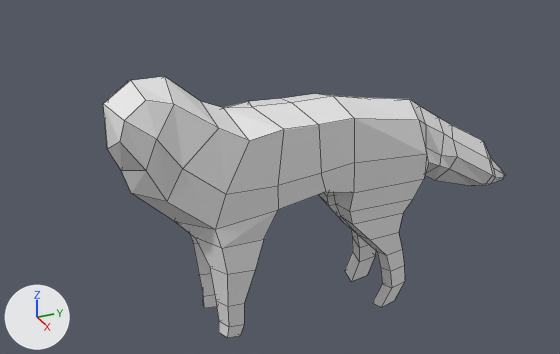
The Blender file Fox.blend: old version first, new version second.
Both versions are drawn from a 50 mm lens placed at (11.93, -5.84, 8.92), pointed at (-0.29, -0.34, 2.81). Arrows for +X, +Y and +Z are at lower left; the lights stay in place. Mesh edges are drawn as thin lines.
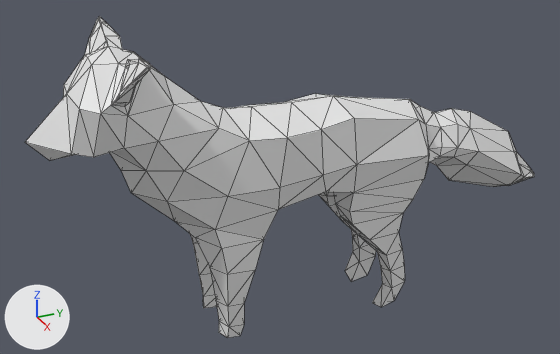
Location of each change, [x1, y1, x2, y2] in pixels of the pictures (560 x 354 px):
'Cube', reshaped, modifiers changed (27% wider, 23% taller): before [103, 76, 505, 338]; after [25, 16, 534, 338]
part 1 of me_cube, built on: before [103, 76, 505, 229]; after [25, 16, 534, 229]

Diff of the bpy script that builds the scene:
```diff
--- a/Fox.blend.py
+++ b/Fox.blend.py
@@ me_cube @@
 # used by ob_cube; location = (0.0, 0.0, 3.46); scale = (1.0, 1.0, 0.896)
-me_cube.from_pydata(...)  # 121 vertices, 105 faces; spans x 0.0..0.9, y -3.58..4.86, z -3.91..1.89
+me_cube.from_pydata(...)  # 162 vertices, 142 faces; spans x 0.0..1.64, y -4.84..5.66, z -3.91..2.68
+# me_cube part 1
+# 3 vertices are removed from x 0.51..0.55, y -3.47..-3.01, z 0.98..1.69
+# 11 faces are deleted
+# 4 vertices in x 0.79..0.86, y -1.85..0.64, z -0.27..-0.12 move by (0.08, 0.0, 0.0)
+# 4 vertices in x 0.35..0.77, y -2.94..2.47, z -0.31..1.04 move by (0.09, 0.0, 0.0)
+# 31 vertices move from x 0.0..0.79, y -3.58..4.86, z -1.74..1.89 to x 0.0..0.91, y -3.78..5.66, z -1.9..2.4
+# 44 vertices are added at x 0.0..1.64, y -4.84..5.52, z -1.83..2.68
+# 48 new faces join them
@@ ob_cube @@
 _m = ob_cube.modifiers.new('Mirror', 'MIRROR')
 _m.use_clip = True
+_m = ob_cube.modifiers.new('Triangulate', 'TRIANGULATE')
```
